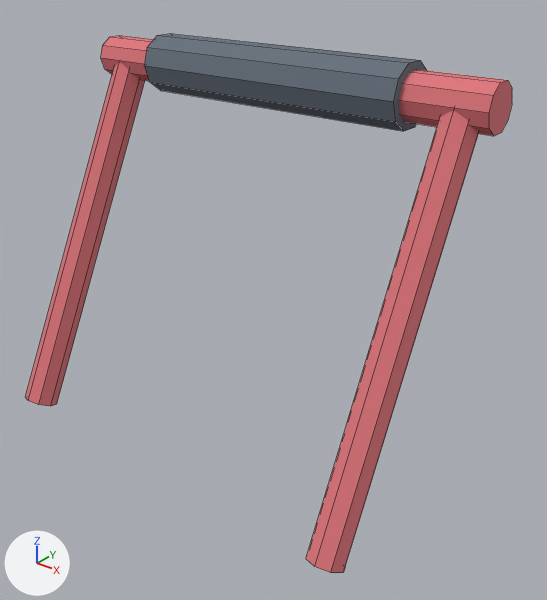
The Blender file source-assets/blender/cart_handle.blend: old version first, new version second.
Rendered twice from a 50 mm camera at (0.469, -0.028, 0.786) aimed at (0.049, 0.497, 0.46). The axes (+X, +Y, +Z) are drawn at lower left. The lights are the same throughout. The first picture is the older version. Mesh edges are drawn as thin lines.

The first picture shows 'Bar', 'Grip', 'Upright.-1', 'Upright.1'.
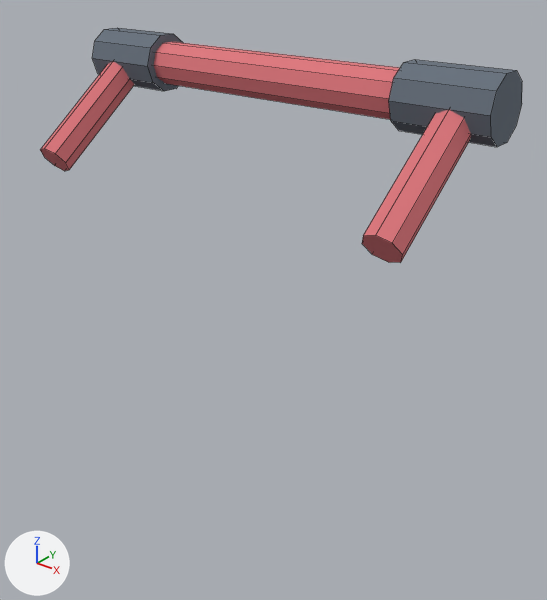
The newer file is also turned or shifted as a whole; pictures and numbers use the older file's frame.

Where the change shows, as pixel boxes [x1, y1, x2, y2] in the pictures (547 x 600 px):
'Upright.1', reshaped
    before: [306, 111, 479, 573]
    after: [362, 110, 471, 263]
'Grip', deleted
    before: [145, 34, 427, 131]
'Upright.-1', reshaped
    before: [26, 62, 145, 406]
    after: [40, 61, 135, 171]
'Grip.1', added
    after: [389, 60, 522, 147]
'Grip.-1', added
    after: [92, 28, 183, 91]

The change, as a diff of the scene's bpy script:
```diff
--- a/source-assets/blender/cart_handle.blend.py
+++ b/source-assets/blender/cart_handle.blend.py
@@ me_cone @@
-me_cone.from_pydata(...)  # 16 vertices, 10 faces; spans x -0.018..0.018, y -0.106..0.106, z -0.188..0.188
-me_cone.vertices[0].co = (0.0, -0.074, -0.188)
-me_cone.vertices[1].co = (0.0, 0.106, 0.172)
-me_cone.vertices[2].co = (0.013, -0.079, -0.186)  # pixel (56, 404)
-me_cone.vertices[3].co = (0.013, 0.101, 0.174)
-me_cone.vertices[4].co = (0.018, -0.09, -0.18)  # pixel (50, 406)
-me_cone.vertices[6].co = (0.013, -0.101, -0.174)  # pixel (38, 404)
-me_cone.vertices[7].co = (0.013, 0.079, 0.186)
-me_cone.vertices[8].co = (0.0, -0.106, -0.172)  # pixel (28, 400)
-me_cone.vertices[9].co = (0.0, 0.074, 0.188)
-me_cone.vertices[10].co = (-0.013, -0.101, -0.174)  # pixel (25, 397)
-me_cone.vertices[11].co = (-0.013, 0.079, 0.186)
-me_cone.vertices[12].co = (-0.018, -0.09, -0.18)
-me_cone.vertices[14].co = (-0.013, -0.079, -0.186)
-me_cone.vertices[15].co = (-0.013, 0.101, 0.174)
+me_cone.from_pydata(...)  # 16 vertices, 10 faces; spans x -0.018..0.018, y -0.041..0.101, z 0.076..0.194
+# me_cone part 1
+me_cone.vertices[0].co = (0.0, -0.019, 0.076)  # pixel (64, 171)
+me_cone.vertices[1].co = (0.0, 0.101, 0.166)
+me_cone.vertices[2].co = (0.013, -0.022, 0.08)  # pixel (69, 169)
+me_cone.vertices[3].co = (0.013, 0.098, 0.17)
+me_cone.vertices[4].co = (0.018, -0.03, 0.09)  # pixel (65, 162)
+me_cone.vertices[6].co = (0.013, -0.038, 0.1)  # pixel (55, 153)
+me_cone.vertices[7].co = (0.013, 0.082, 0.19)
+me_cone.vertices[8].co = (0.0, -0.041, 0.104)  # pixel (44, 148)
+me_cone.vertices[9].co = (0.0, 0.079, 0.194)
+me_cone.vertices[10].co = (-0.013, -0.038, 0.1)  # pixel (40, 149)
+me_cone.vertices[11].co = (-0.013, 0.082, 0.19)
+me_cone.vertices[12].co = (-0.018, -0.03, 0.09)  # pixel (44, 157)
+me_cone.vertices[14].co = (-0.013, -0.022, 0.08)  # pixel (54, 165)
+me_cone.vertices[15].co = (-0.013, 0.098, 0.17)
 me_cone.materials.append(mat_berry)
@@ me_cone_001 @@
-me_cone_001.from_pydata(...)  # 16 vertices, 10 faces; spans x -0.018..0.018, y -0.106..0.106, z -0.188..0.188
-me_cone_001.vertices[0].co = (0.0, -0.074, -0.188)
-me_cone_001.vertices[1].co = (0.0, 0.106, 0.172)
-me_cone_001.vertices[2].co = (0.013, -0.079, -0.186)  # pixel (345, 566)
-me_cone_001.vertices[3].co = (0.013, 0.101, 0.174)
-me_cone_001.vertices[4].co = (0.018, -0.09, -0.18)  # pixel (343, 572)
-me_cone_001.vertices[6].co = (0.013, -0.101, -0.174)  # pixel (330, 572)
-me_cone_001.vertices[7].co = (0.013, 0.079, 0.186)
-me_cone_001.vertices[8].co = (0.0, -0.106, -0.172)  # pixel (314, 566)
-me_cone_001.vertices[9].co = (0.0, 0.074, 0.188)
-me_cone_001.vertices[10].co = (-0.013, -0.101, -0.174)  # pixel (305, 558)
-me_cone_001.vertices[11].co = (-0.013, 0.079, 0.186)
-me_cone_001.vertices[12].co = (-0.018, -0.09, -0.18)  # pixel (308, 553)
-me_cone_001.vertices[14].co = (-0.013, -0.079, -0.186)
-me_cone_001.vertices[15].co = (-0.013, 0.101, 0.174)
+me_cone_001.from_pydata(...)  # 16 vertices, 10 faces; spans x -0.018..0.018, y -0.041..0.101, z 0.076..0.194
+# me_cone_001 part 2
+me_cone_001.vertices[0].co = (0.0, -0.019, 0.076)  # pixel (388, 262)
+me_cone_001.vertices[1].co = (0.0, 0.101, 0.166)
+me_cone_001.vertices[2].co = (0.013, -0.022, 0.08)  # pixel (400, 262)
+me_cone_001.vertices[3].co = (0.013, 0.098, 0.17)
+me_cone_001.vertices[4].co = (0.018, -0.03, 0.09)  # pixel (402, 254)
+me_cone_001.vertices[6].co = (0.013, -0.038, 0.1)  # pixel (392, 243)
+me_cone_001.vertices[7].co = (0.013, 0.082, 0.19)
+me_cone_001.vertices[8].co = (0.0, -0.041, 0.104)  # pixel (375, 235)
+me_cone_001.vertices[9].co = (0.0, 0.079, 0.194)
+me_cone_001.vertices[10].co = (-0.013, -0.038, 0.1)  # pixel (363, 235)
+me_cone_001.vertices[11].co = (-0.013, 0.082, 0.19)
+me_cone_001.vertices[12].co = (-0.018, -0.03, 0.09)  # pixel (361, 243)
+me_cone_001.vertices[14].co = (-0.013, -0.022, 0.08)  # pixel (372, 254)
+me_cone_001.vertices[15].co = (-0.013, 0.098, 0.17)
 me_cone_001.materials.append(mat_berry)
@@ ob_grip @@
-ob_grip = bpy.data.objects.new('Grip', me_cylinder_001)
@@ ob_grip_1 @@
+ob_grip_1 = bpy.data.objects.new('Grip.1', me_cylinder_001_1)  # a 10-sided cylinder along x spanning x -0.045..0.045, y -0.03..0.03, z -0.0285..0.0285; in mat_ink (greyish blue #656f7c)
+ob_grip_1.location = (0.19, 0.56, 0.66)
@@ ob_grip__1 @@
+ob_grip__1 = bpy.data.objects.new('Grip.-1', me_cylinder_001_1.copy())
+ob_grip__1.location = (-0.19, 0.56, 0.66)
```
